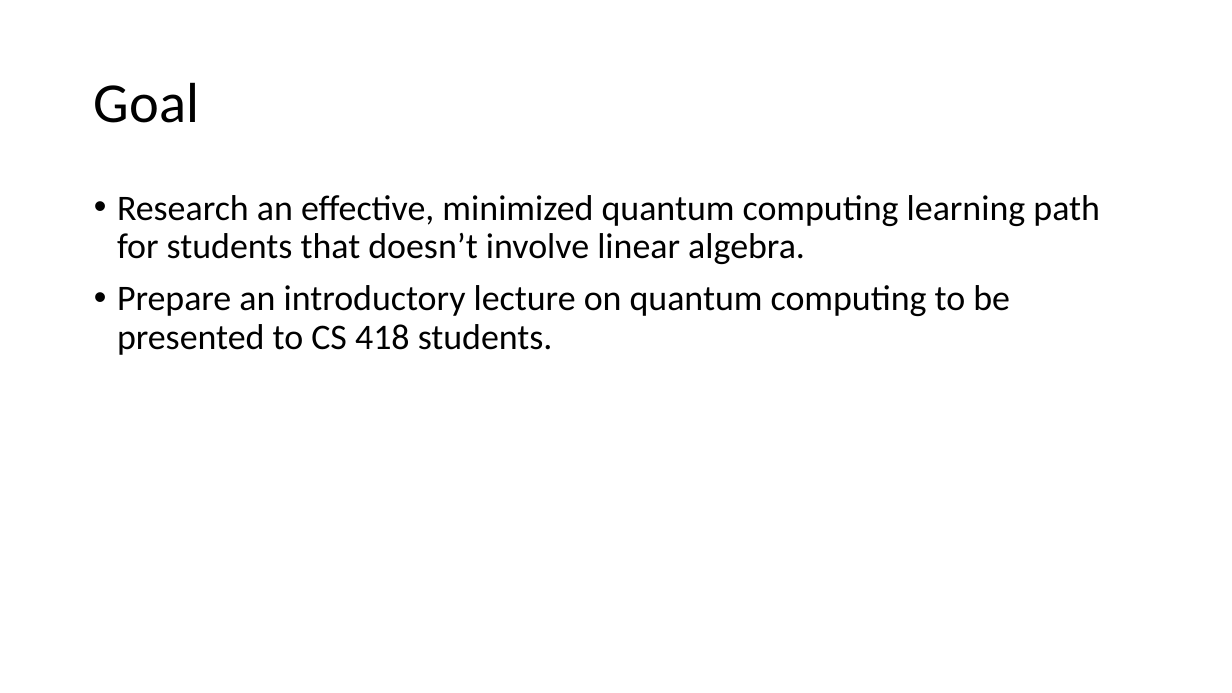
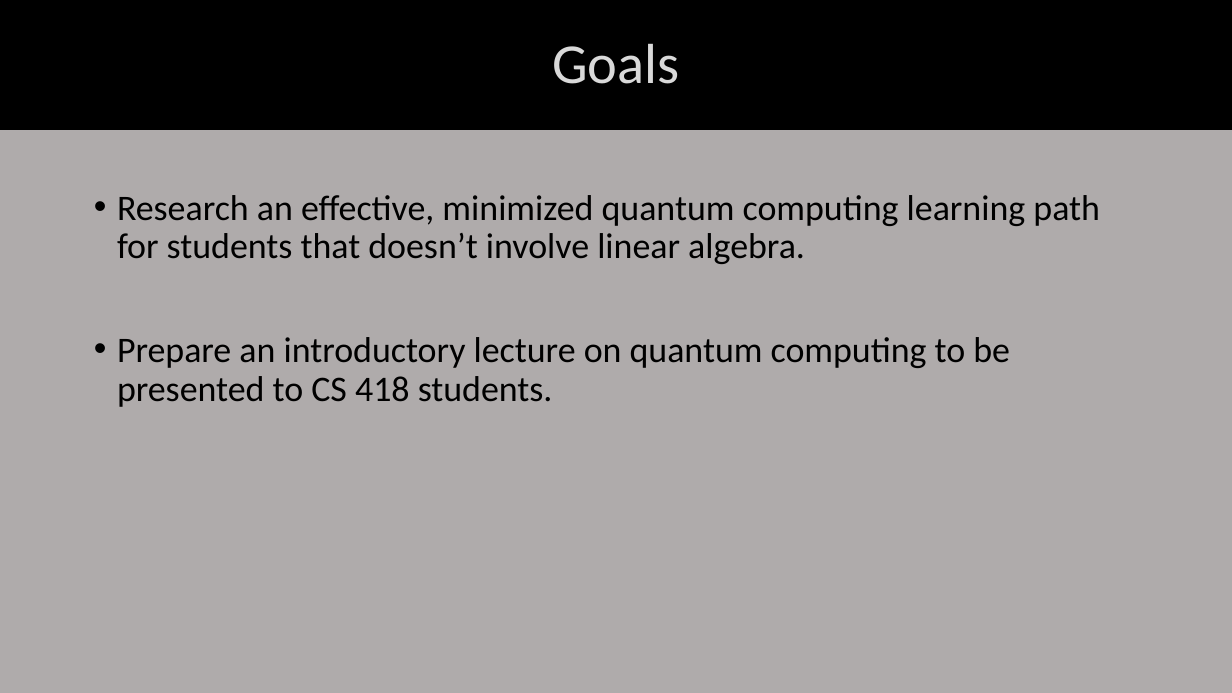
Before and after one commit to NoleStites/STEM-REx, a slide deck: slide 4 of Faculty_Presentation_DRAFT_2.pptx (slide 2 before the commit). Drawn at 1232x693 pixels with LibreOffice and Linux fonts; fonts in the diff are those of the drawing. Boxes give left, top, right and bottom in pixels: in the first picture for what was removed or moved away, otherwise in the second. Text is boxed around its words. In the diff, an @@ line names an element or a change of style, - is before the commit and + after.

```diff
--- a/Faculty_Presentation_DRAFT_2.pptx
+++ b/Faculty_Presentation_DRAFT_2.pptx
@@ background #FFFFFF to #AFABAB @@
@@ rectangle added at [0,0,1232,130], fill #000000, 44 pt, text #D9D9D9 @@
+Goals
@@ title removed at [94,82,199,123] @@
-Goal
@@ text "Research an effective, minimized quantum ..." rewrapped from [117,195,1100,355] to [117,195,1100,407] @@
```
Also in this commit, not shown: 8 other slides changed, 1 slide added, 5 other files.
